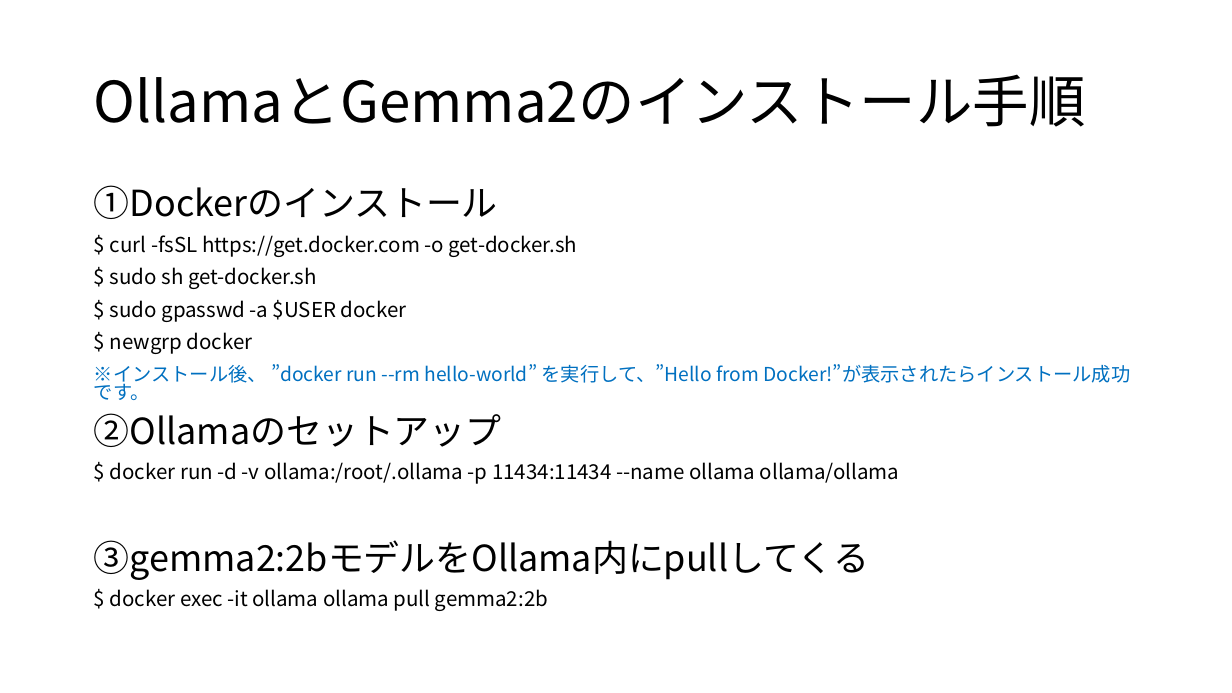
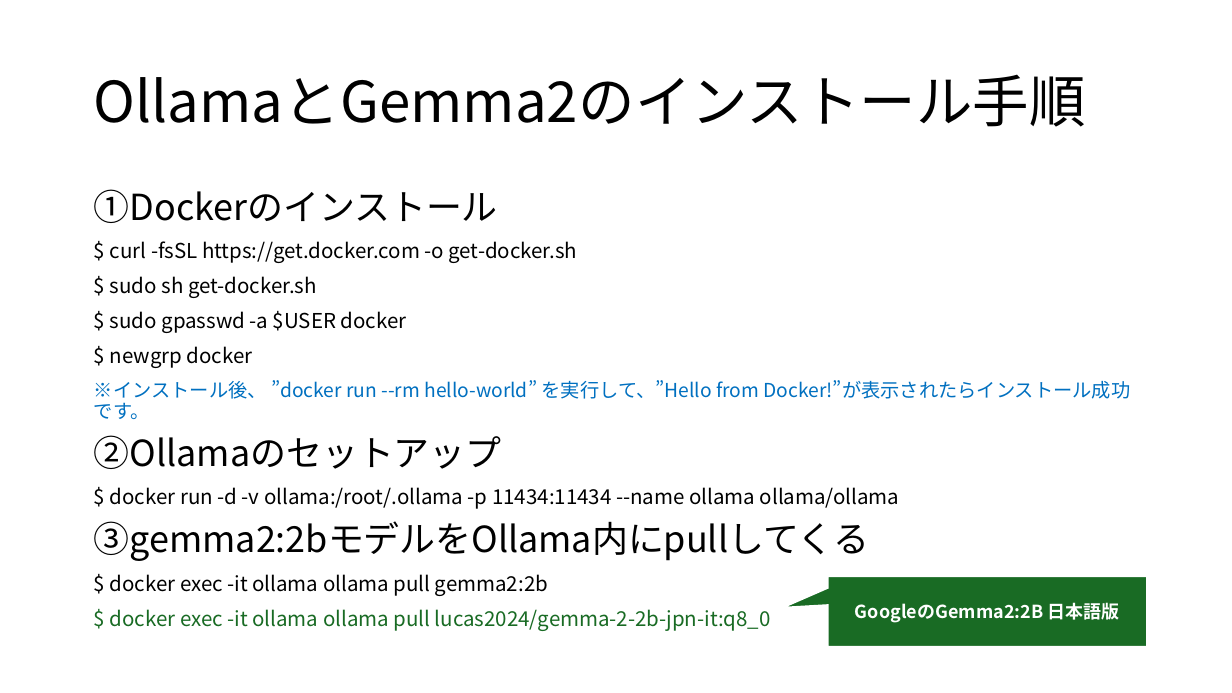
Before and after one commit to koga-miko/misc, a slide deck: slide 4 of raspberry-pi-report/ラズパイ5でローカルLLMを動かす.pptx. Drawn at 1232x693 pixels with LibreOffice and Linux fonts; fonts in the diff are those of the drawing. Boxes give left, top, right and bottom in pixels: in the first picture for what was removed or moved away, otherwise in the second. Text is boxed around its words. In the diff, an @@ line names an element or a change of style, - is before the commit and + after.

```diff
--- a/raspberry-pi-report/ラズパイ5でローカルLLMを動かす.pptx
+++ b/raspberry-pi-report/ラズパイ5でローカルLLMを動かす.pptx
@@ text at [94,189,1131,596]: line spacing 0.8 to 0.9 @@
@@ speech box added at [827,576,1147,647], fill #196B24, outline #FFFFFF 2 pt, 14 pt, text #FFFFFF, bold @@
+GoogleのGemma2:2B 日本語版
@@ text at [110,609,771,631]: paragraph added @@
+$ docker exec -it ollama ollama pull lucas2024/gemma-2-2b-jpn-it:q8_0
```
Also in this commit, not shown: 5 other slides changed.
